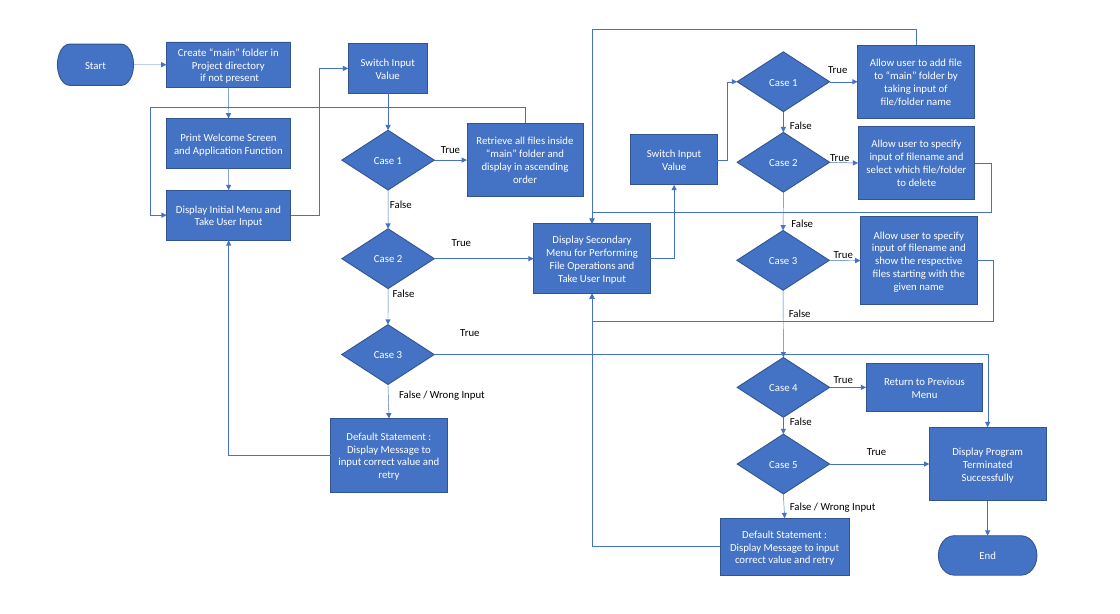
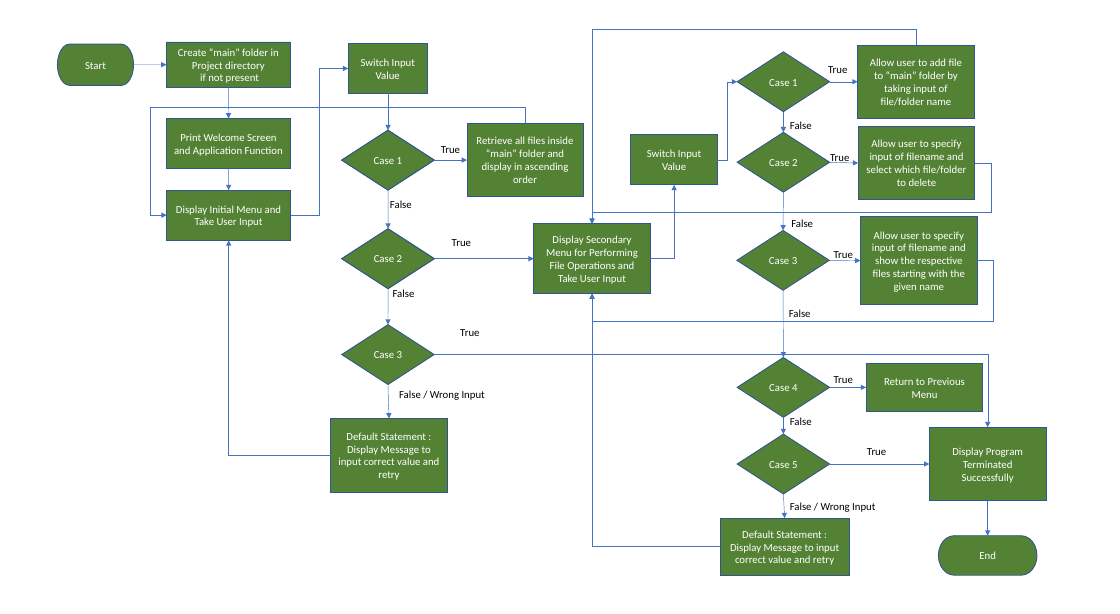
Before and after one commit to yashdesigns/LockedMe, a slide deck: slide 1 of Specification Docs/Flow of Application.pptx. Drawn at 1120x614 pixels with LibreOffice and Linux fonts; fonts in the diff are those of the drawing. Boxes give left, top, right and bottom in pixels: in the first picture for what was removed or moved away, otherwise in the second. Text is boxed around its words. In the diff, an @@ line names an element or a change of style, - is before the commit and + after.

```diff
--- a/Specification Docs/Flow of Application.pptx
+++ b/Specification Docs/Flow of Application.pptx
@@ diamond added at [342,130,434,190], fill #548235, outline #325491 1 pt, 12 pt, text #FFFFFF @@
+Case 1
@@ diamond added at [342,229,434,289], fill #548235, outline #325491 1 pt, 12 pt, text #FFFFFF @@
+Case 2
@@ fill #4472C4 to #548235 in 22 elements at [167,42,291,87], [167,118,291,168], [167,190,291,240], [348,43,428,93], [342,324,434,385], [467,123,584,197], [938,536,1037,575], [58,44,134,85], [331,419,448,492], [929,427,1046,501], [534,224,651,293], [631,135,717,185], [737,52,830,112], [858,45,975,119], [737,132,830,193], [858,126,975,200], [737,231,829,291], [861,217,978,305], [737,357,830,417], [867,364,984,412], [737,434,830,494], [720,518,849,575] @@
```
Also in this commit, not shown: 11 other files.
